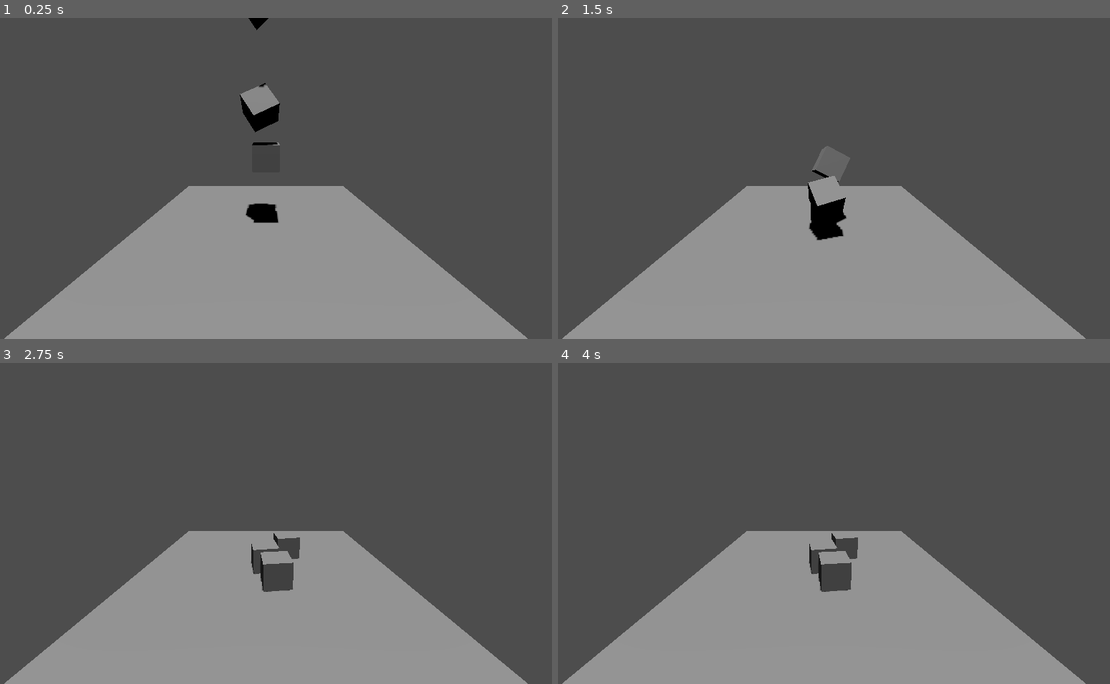
Above: before the commit, frames 1-4 (two rows, left to right).
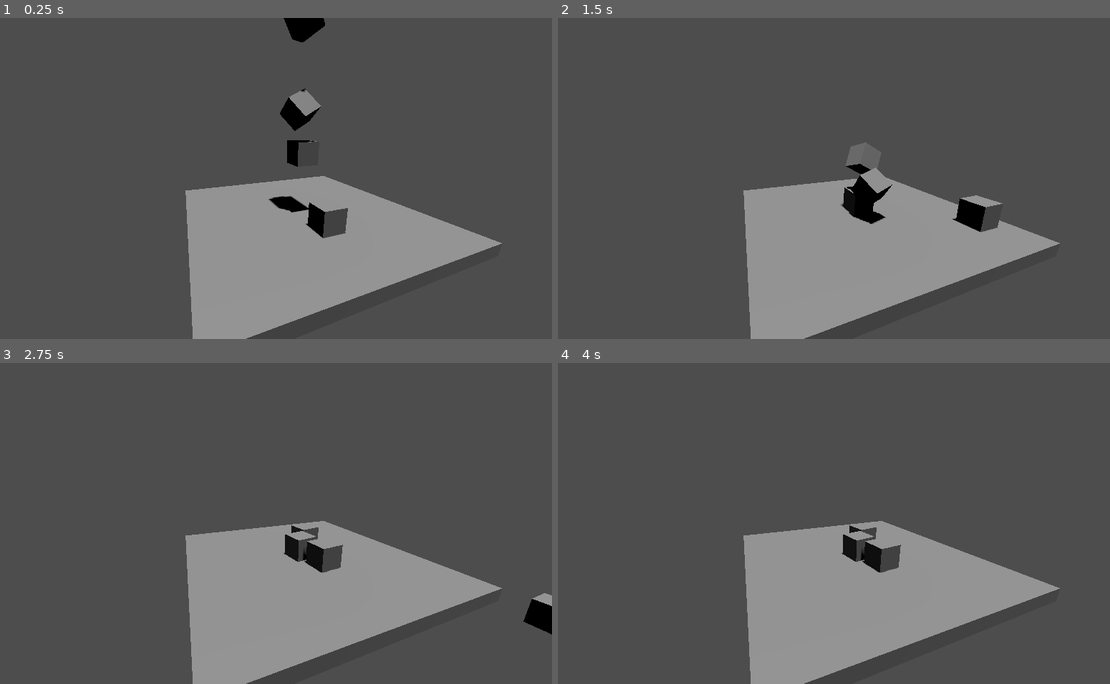
Above: after the commit, the same moments.

Repository: myrrhpansies/moPeachesTEST
Game: Godot game, scene res://scenes/level_1.tscn
The game is run twice, just before and just after one commit, with the same random seed, the same clock (stepped at 60 frames per second) and the same inputs. The project has no main scene, so this scene is started directly.
Inputs:
- Up to frame 1 (0.25 s): no input
- Up to frame 2 (1.5 s): tap Enter (ui_accept) at 0.5, 0.6, 0.77, 1.07, 1.35 s; hold Right (ui_right) 0.53-1.28 s; hold Down (ui_down) from 1.28 s (still down)
- Up to frame 3 (2.75 s): tap Enter (ui_accept) at 1.52, 1.82, 2.1 s; release Down (ui_down) at 2.03 s; hold Right (ui_right) from 2.03 s (still down)
- Up to frame 4 (4 s): release Right (ui_right) at 2.78 s; hold Up (ui_up) 2.78-3.53 s; tap Enter (ui_accept) at 2.85, 3.02, 3.32, 3.6, 3.77 s; hold Left (ui_left) from 3.53 s (still down)

The runs differ from the first frame. In frame 1, 19% of the frame differs, in the area x 0-96%, y 0-100%; in frame 2, 18%; in frame 3, 18%; in frame 4, 18%.

Commit message:
basic movement

Diff:
--- a/scenes/level_1.tscn
+++ b/scenes/level_1.tscn
@@ -1,6 +1,7 @@
-[gd_scene load_steps=4 format=3 uid="uid://cfejhx1hmxhek"]
+[gd_scene load_steps=5 format=3 uid="uid://cfejhx1hmxhek"]
 
 [ext_resource type="PackedScene" uid="uid://b0tex1ao7684j" path="res://scenes/block.tscn" id="1_gt0pl"]
+[ext_resource type="PackedScene" uid="uid://c58vkh2tbeeaa" path="res://scenes/small_fry.tscn" id="2_rf4ia"]
 
 [sub_resource type="BoxMesh" id="BoxMesh_ey01j"]
 size = Vector3(10, 0.5, 10)
@@ -11,7 +12,7 @@
 [node name="Level1" type="Node3D"]
 
 [node name="Camera3D" type="Camera3D" parent="."]
-transform = Transform3D(1, 0, 0, 0, 0.965926, 0.258819, 0, -0.258819, 0.965926, 0, 4, 8)
+transform = Transform3D(0.932853, 0.0932414, -0.347982, 0, 0.965926, 0.258819, 0.360257, -0.24144, 0.901067, -4.80387, 4, 8)
 
 [node name="floor" type="StaticBody3D" parent="."]
 transform = Transform3D(1, 0, 0, 0, 1, 0, 0, 0, 1, 0, -0.241192, 0)
@@ -27,11 +28,16 @@
 transform = Transform3D(1, 0, 0, 0, 0.177755, 0.984075, 0, -0.984075, 0.177755, 0, 9, 0)
 shadow_enabled = true
 
-[node name="Block1" parent="." instance=ExtResource("1_gt0pl")]
+[node name="blocks" type="Node3D" parent="."]
+
+[node name="Block1" parent="blocks" instance=ExtResource("1_gt0pl")]
 transform = Transform3D(1, 0, 0, 0, 1, 0, 0, 0, 1, 0, 3, 0)
 
-[node name="Block2" parent="." instance=ExtResource("1_gt0pl")]
+[node name="Block2" parent="blocks" instance=ExtResource("1_gt0pl")]
 transform = Transform3D(0.871145, -0.491025, 0, 0.401658, 0.712596, 0.575219, -0.282447, -0.5011, 0.817999, -0.217193, 4.77727, 0)
 
-[node name="Block3" parent="." instance=ExtResource("1_gt0pl")]
+[node name="Block3" parent="blocks" instance=ExtResource("1_gt0pl")]
 transform = Transform3D(0.0245317, -0.63626, 0.771085, 0.401658, 0.712596, 0.575219, -0.915461, 0.295602, 0.27304, -0.217193, 8.02596, 0)
+
+[node name="smallFry" parent="." instance=ExtResource("2_rf4ia")]
+transform = Transform3D(1, 0, 0, 0, 1, 0, 0, 0, 1, 0, 0.542496, 2)
--- /dev/null
+++ b/scenes/small_fry.gd
@@ -0,0 +1,31 @@
+extends CharacterBody3D
+
+
+const SPEED = 5.0
+const JUMP_VELOCITY = 4.5
+
+# Get the gravity from the project settings to be synced with RigidBody nodes.
+var gravity = ProjectSettings.get_setting("physics/3d/default_gravity")
+
+
+func _physics_process(delta):
+	# Add the gravity.
+	if not is_on_floor():
+		velocity.y -= gravity * delta
+
+	# Handle Jump.
+	if Input.is_action_just_pressed("ui_accept") and is_on_floor():
+		velocity.y = JUMP_VELOCITY
+
+	# Get the input direction and handle the movement/deceleration.
+	# As good practice, you should replace UI actions with custom gameplay actions.
+	var input_dir = Input.get_vector("ui_left", "ui_right", "ui_up", "ui_down")
+	var direction = (transform.basis * Vector3(input_dir.x, 0, input_dir.y)).normalized()
+	if direction:
+		velocity.x = direction.x * SPEED
+		velocity.z = direction.z * SPEED
+	else:
+		velocity.x = move_toward(velocity.x, 0, SPEED)
+		velocity.z = move_toward(velocity.z, 0, SPEED)
+
+	move_and_slide()
--- /dev/null
+++ b/scenes/small_fry.tscn
@@ -0,0 +1,16 @@
+[gd_scene load_steps=4 format=3 uid="uid://c58vkh2tbeeaa"]
+
+[ext_resource type="Script" path="res://scenes/small_fry.gd" id="1_iiwk5"]
+
+[sub_resource type="BoxMesh" id="BoxMesh_b3nmy"]
+
+[sub_resource type="BoxShape3D" id="BoxShape3D_jqdg6"]
+
+[node name="smallFry" type="CharacterBody3D"]
+script = ExtResource("1_iiwk5")
+
+[node name="MeshInstance3D" type="MeshInstance3D" parent="."]
+mesh = SubResource("BoxMesh_b3nmy")
+
+[node name="CollisionShape3D" type="CollisionShape3D" parent="."]
+shape = SubResource("BoxShape3D_jqdg6")
